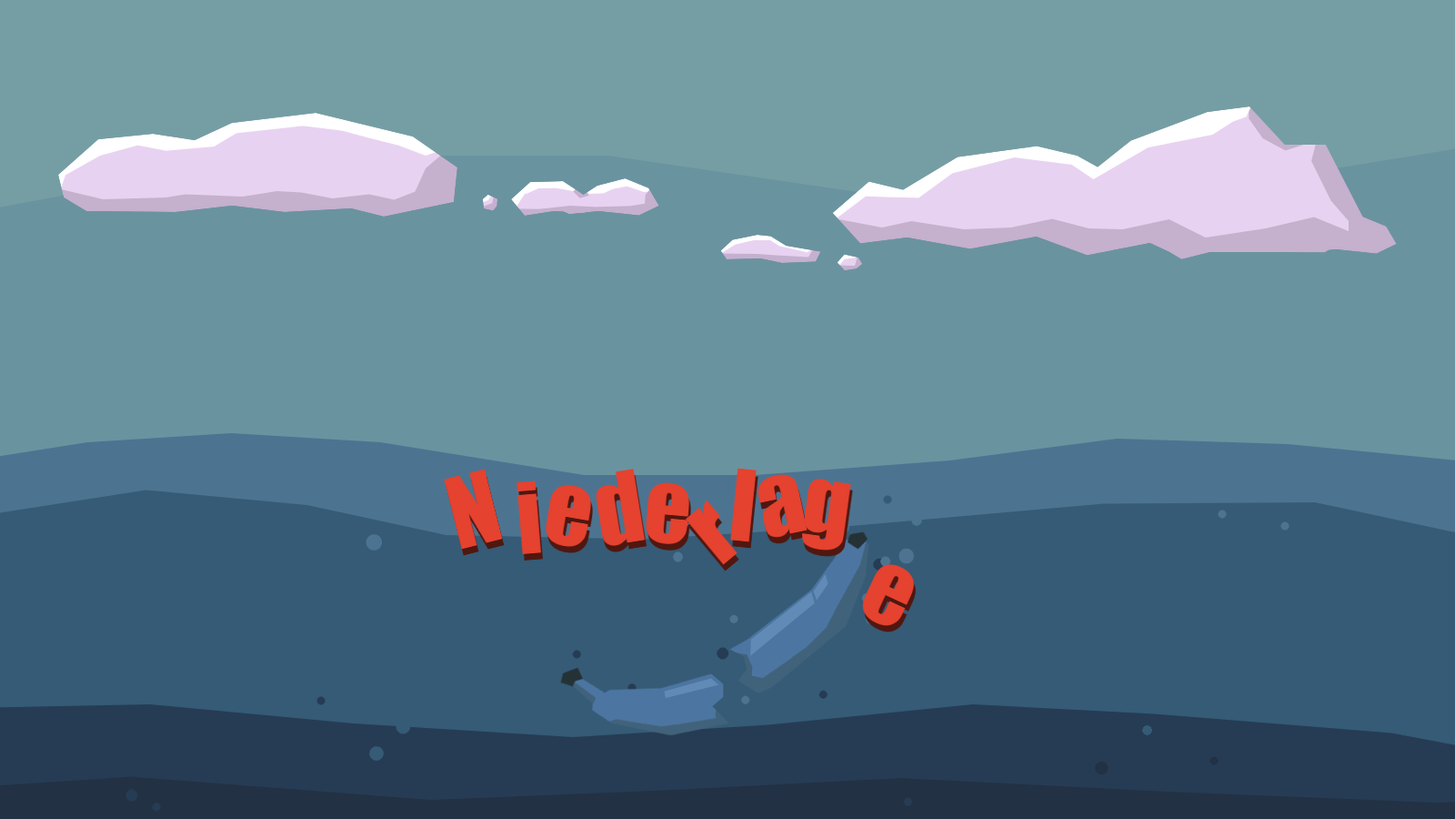
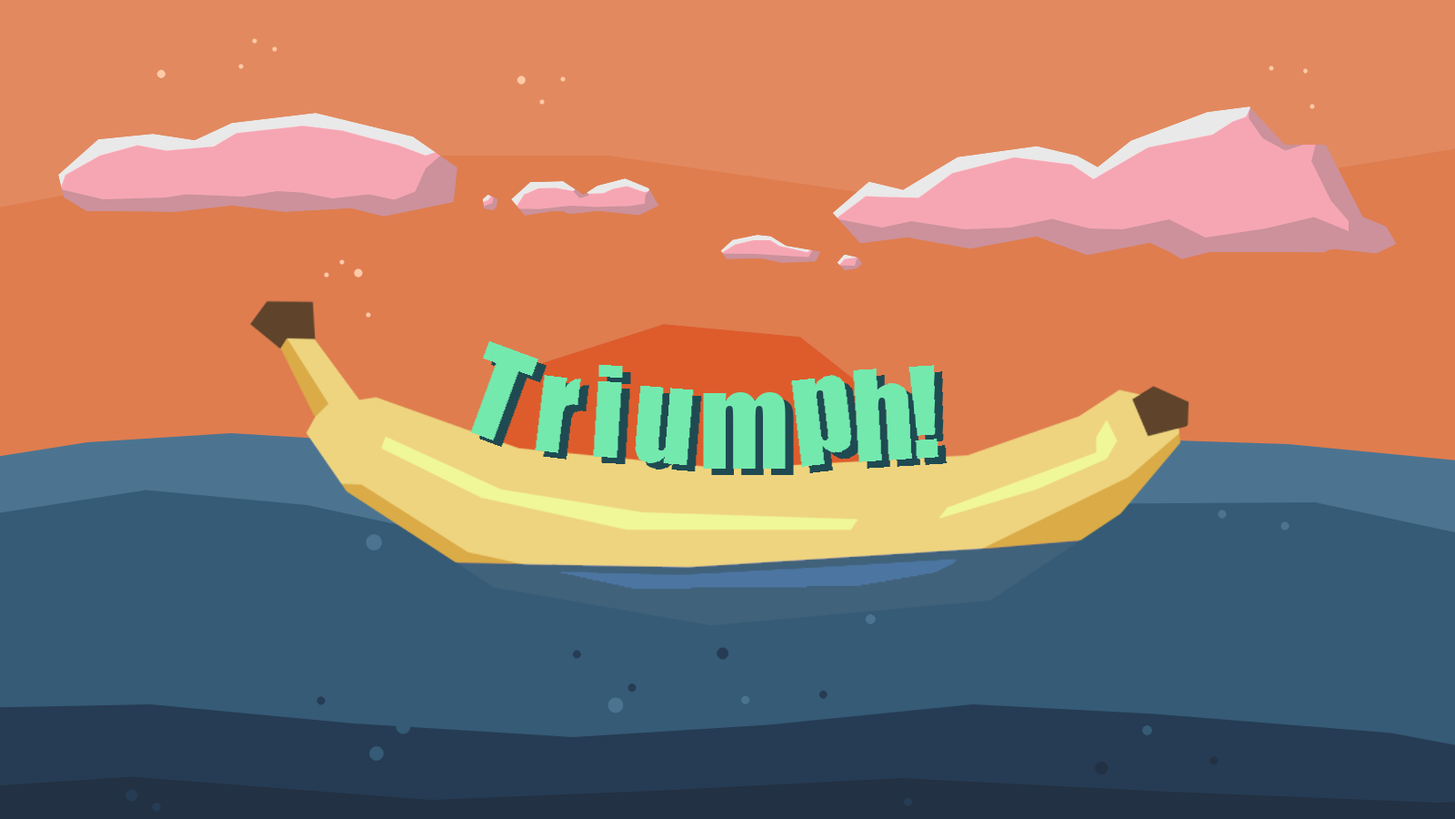
Layers edited between the first and the second 1455x819 image:
painted on "Eingefügte Ebene" over bbox(58, 106, 1398, 272)
showed "Triumpf!" over bbox(471, 341, 940, 469)
showed "Ebene #4" over bbox(479, 347, 948, 475)
hid "Ebene #7" over bbox(443, 467, 916, 626)
hid "Ebene #6" over bbox(445, 473, 917, 633)
hid "Ebene #5" over bbox(559, 530, 871, 736)
showed "Ebene #3" over bbox(249, 300, 1190, 627)
painted on "Ebene #2" over bbox(0, 0, 1455, 208)
painted on "Hintergrund" over bbox(0, 0, 1455, 736)
